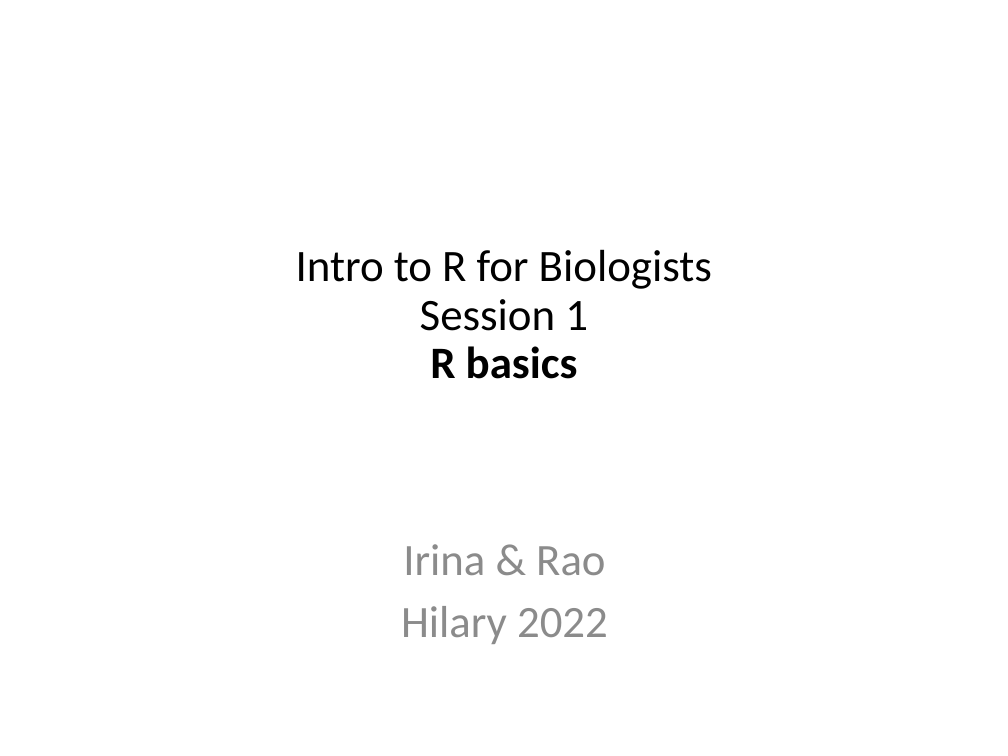
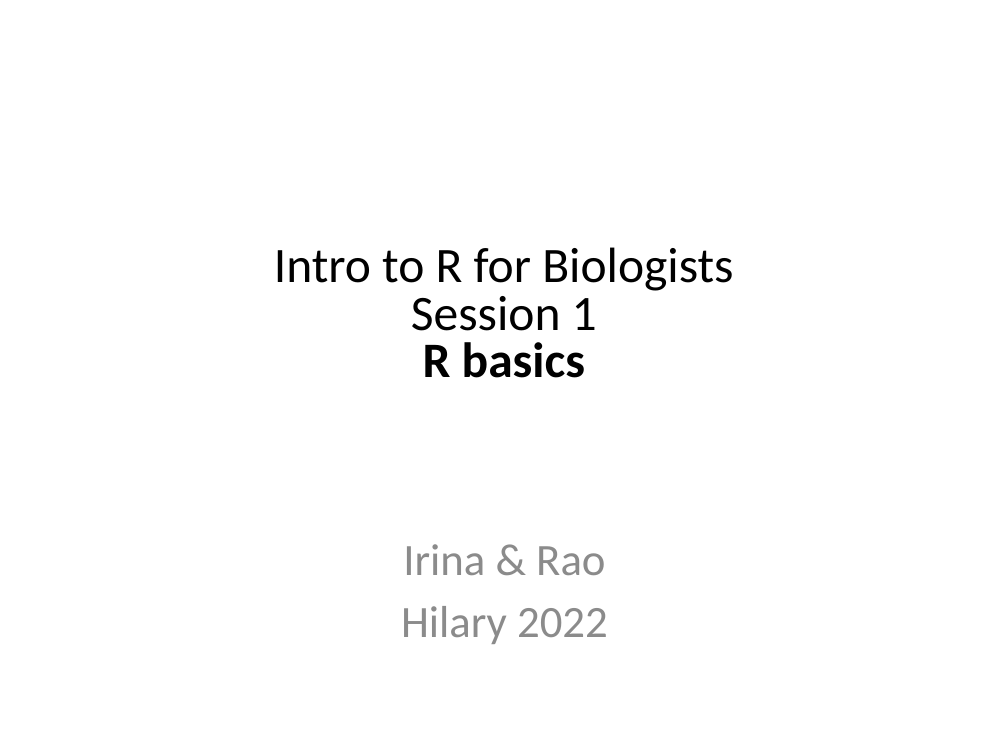
Before and after one commit to sraorao/MSD_R_course_HT2022, a slide deck: slide 1 of powerpoint/Session1.pptx. Drawn at 1008x756 pixels with LibreOffice and Linux fonts; fonts in the diff are those of the drawing. Boxes give left, top, right and bottom in pixels: in the first picture for what was removed or moved away, otherwise in the second. Text is boxed around its words. In the diff, an @@ line names an element or a change of style, - is before the commit and + after.

```diff
--- a/powerpoint/Session1.pptx
+++ b/powerpoint/Session1.pptx
@@ text "Intro to R for Biologists ..." at <box>274,247,733,378</box>: size 32.1 to 35.4 pt; line spacing 0.9 to 0.8 @@
```
Also in this commit, not shown: 3 other slides changed, 1 slide removed, 3 other files.
